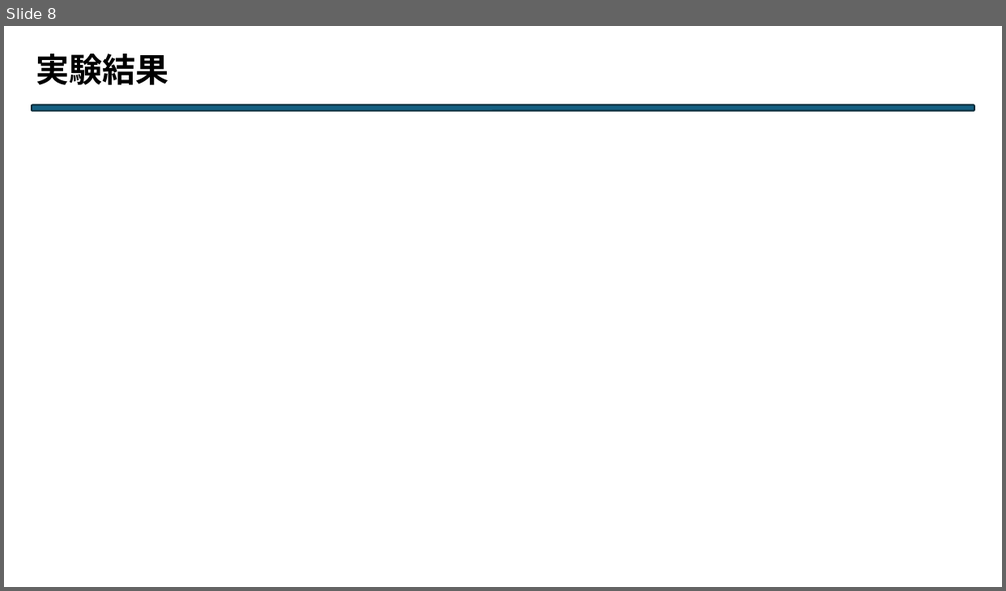
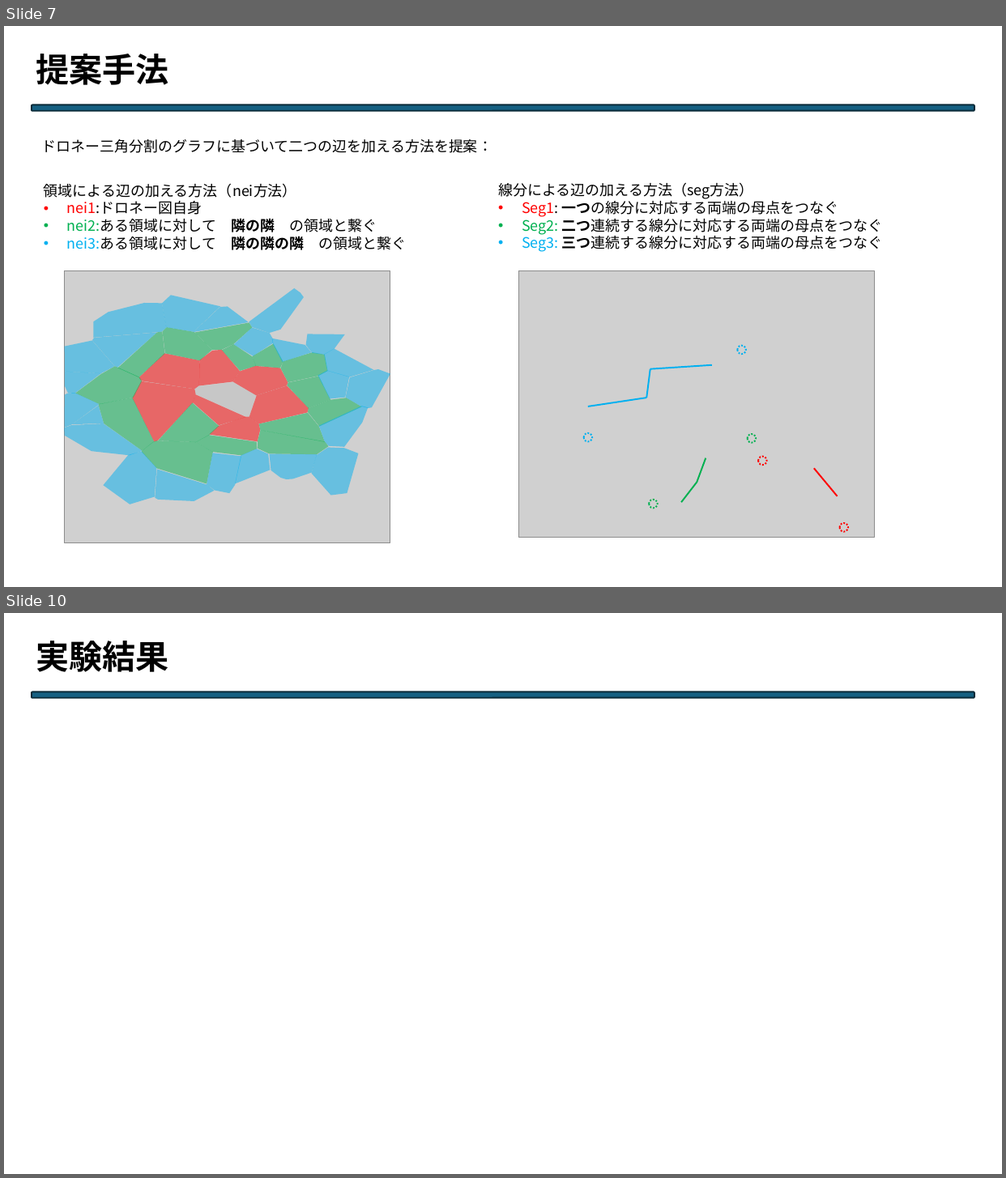
Before and after one commit to Legolas9999/chuukann, a slide deck: 中期.pptx. Shown one above the other, each under a label of ours: slide 8 before the commit, slides 7 and 10 after it; the slides between them are not shown. The pictures are 1006x591 and 1006x1178 pixels, drawn with LibreOffice and Linux fonts; fonts in the diff are those of the drawing; grey boxes stand for pictures. Boxes give left, top, right and bottom in pixels: in the first picture for what was removed or moved away, otherwise in the second. Text is boxed around its words. In the diff, an @@ line names an element or a change of style, - is before the commit and + after.

```diff
--- a/中期.pptx
+++ b/中期.pptx
@@ slide 7 added at (x1=4, y1=26, x2=1002, y2=587), background #FFFFFF @@
@@ text added at (x1=36, y1=54, x2=169, y2=85), 32 pt, text #000000, bold @@
+提案手法
@@ rounded rectangle added at (x1=32, y1=105, x2=975, y2=111), fill #156082, outline #092A39 1.5 pt @@
@@ text added at (x1=41, y1=139, x2=492, y2=153), 14 pt, text #000000 @@
+ドロネー三角分割のグラフに基づいて二つの辺を加える方法を提案：
@@ text added at (x1=44, y1=183, x2=406, y2=250), 14 pt, text #000000 @@
+領域による辺の加える方法（nei方法）
+• nei1:ドロネー図自身
+• nei2:ある領域に対して 隣の隣 の領域と繋ぐ
+• nei3:ある領域に対して 隣の隣の隣 の領域と繋ぐ
@@ text added at (x1=498, y1=182, x2=883, y2=252), 14 pt, text #000000 @@
+線分による辺の加える方法（seg方法）
+• Seg1: 一つの線分に対応する両端の母点をつなぐ
+• Seg2: 二つ連続する線分に対応する両端の母点をつなぐ
+• Seg3: 三つ連続する線分に対応する両端の母点をつなぐ
@@ group added at (x1=64, y1=271, x2=390, y2=544): 46 freeform shapes, 1 picture @@
@@ group added at (x1=519, y1=271, x2=875, y2=537): 6 ellipses, 6 lines, 1 picture @@
@@ what was slide 8 is now slide 10 @@
```
Also in this commit, not shown: 3 slides changed, 2 other slides added, 2 slides removed, 1 other file.
